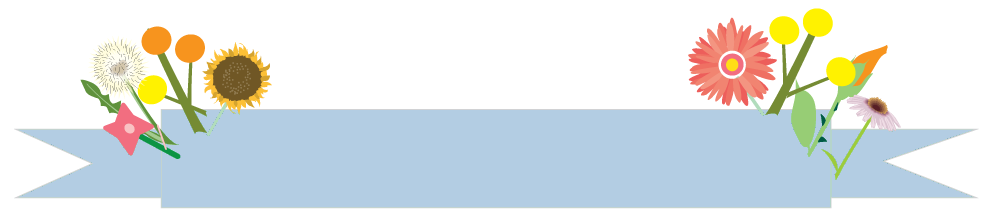
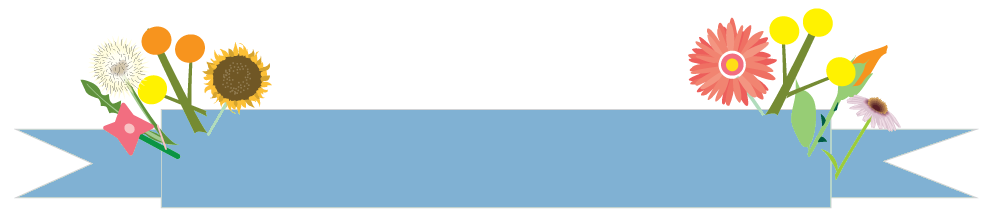
The second 991 x 219 image is a revision of the first. Changes to its layers:
painted on "Pasted Layer" over bbox(20, 110, 972, 207)
